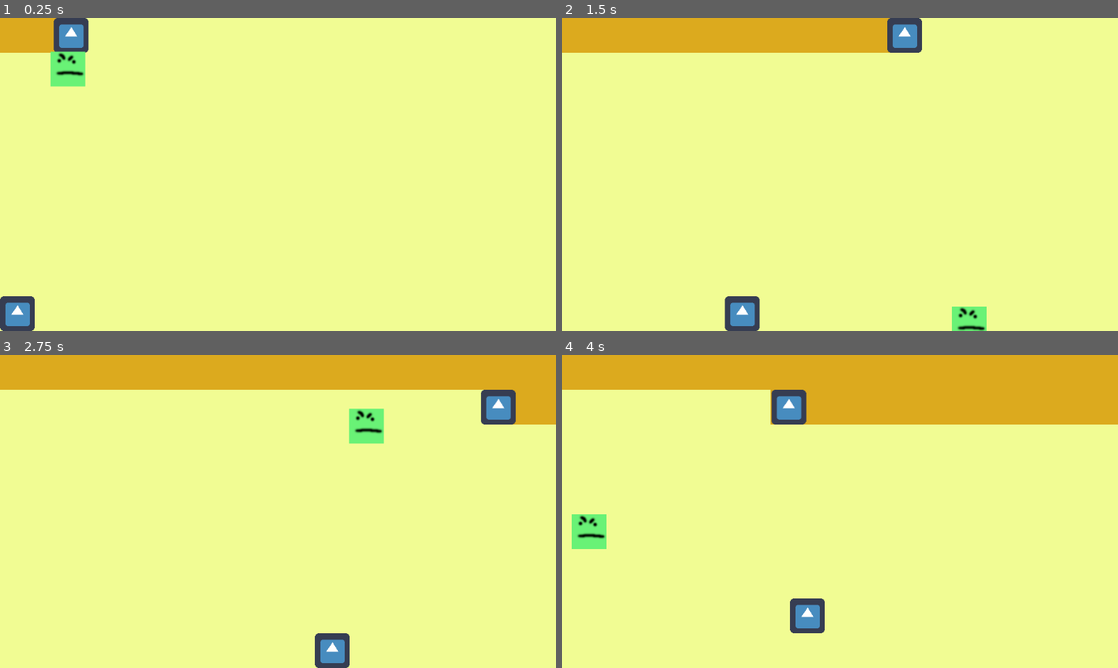
Above: before the commit, frames 1-4 (two rows, left to right).
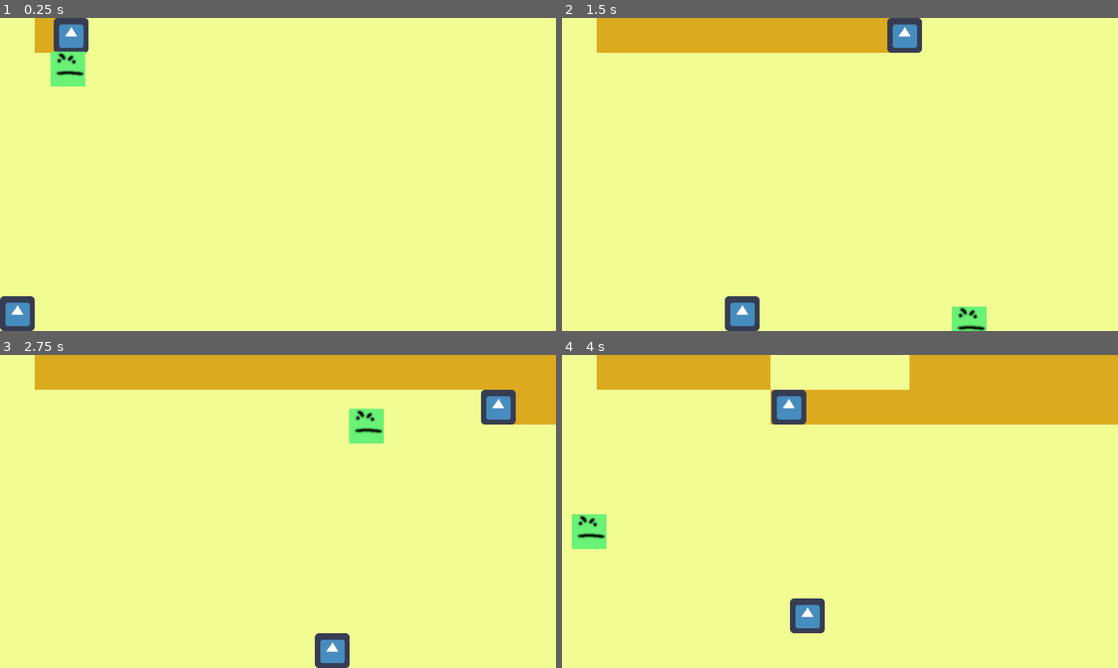
Above: after the commit, the same moments.

Repository: ImpeccableN/archeogame
Game: Godot game, scene res://Minigame1/Minigame1.tscn
Same seed, same stepped clock (60 frames per second), same inputs: the game is played once before the commit and once after it. The project has no main scene, so this scene is started directly. The engine's default icon, where the game draws it, is replaced by a stand-in: a white triangle on a blue panel in a dark square.
Inputs:
- Up to frame 1 (0.25 s): no input
- Up to frame 2 (1.5 s): hold D (move_right) 0.53-1.28 s; hold S (move_down) from 1.28 s (still down)
- Up to frame 3 (2.75 s): release S (move_down) at 2.03 s; hold D (move_right) from 2.03 s (still down)
- Up to frame 4 (4 s): release D (move_right) at 2.78 s; hold W (move_up) 2.78-3.53 s; hold A (move_left) from 3.53 s (still down)

The runs differ from the first frame. In frame 1, 0.7% of the frame differs, in the area x 0-7%, y 0-12%; in frame 2, 0.7%; in frame 3, 0.7%; in frame 4, 3.5%, in the area x 0-63%, y 0-12%.

Commit message:
tiles change to dry with sun touch

Diff:
--- a/HeuneburgGame/Minigame1/Minigame1.gd
+++ b/HeuneburgGame/Minigame1/Minigame1.gd
@@ -1,10 +1,16 @@
 extends Node
 
 var truck_position = Vector2.ZERO
+var sun_position = Vector2.ZERO
 onready var truck_node = get_node("Truck")
 onready var tilemap = get_node("TileMap")
+onready var sun_node = get_node("Sun")
 
 func _process(delta):
 	truck_position = truck_node.position
 	var trucked_tile : Vector2 = tilemap.world_to_map(truck_position)
 	tilemap.set_cellv(trucked_tile, 1)
+
+	sun_position = sun_node.position
+	var sunny_tile : Vector2 = tilemap.world_to_map(sun_position)
+	tilemap.set_cellv(sunny_tile, 0)
